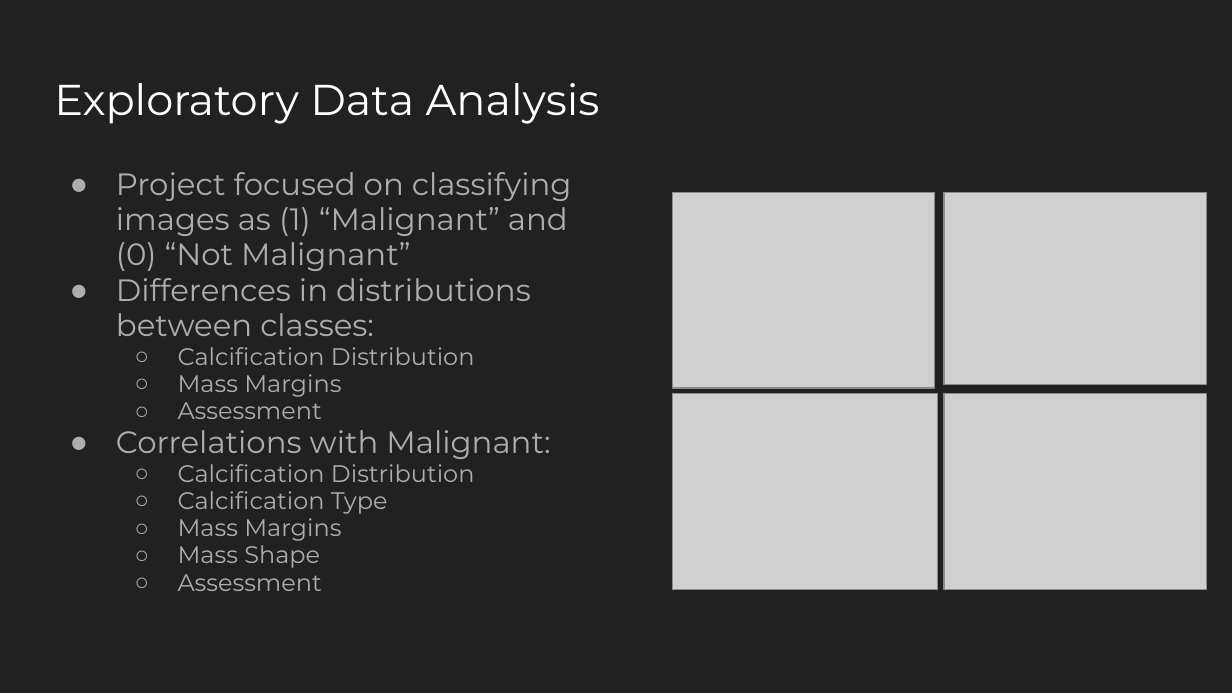
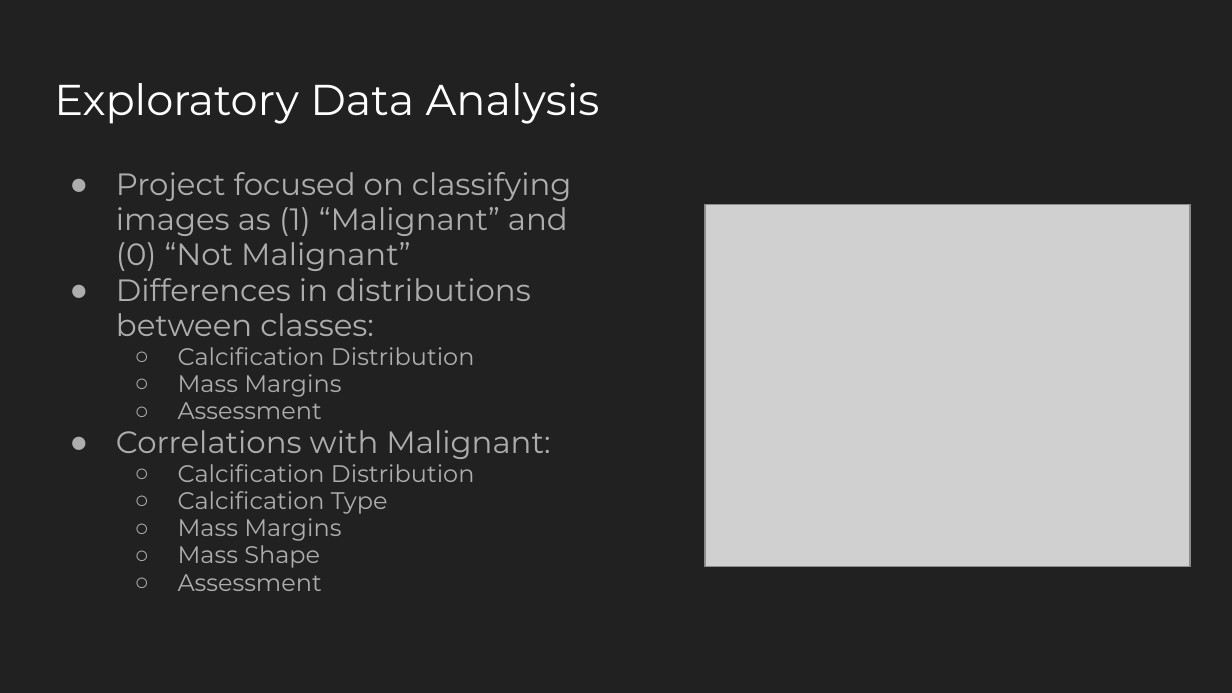
Before and after one commit to nick-mcccormack/Springboard, a slide deck: slide 7 of springboard_capstone_3/reports/Capstone_Three_Final_Slides_NGM .pptx. Drawn at 1232x693 pixels with LibreOffice and Linux fonts; fonts in the diff are those of the drawing; grey boxes stand for pictures. Boxes give left, top, right and bottom in pixels: in the first picture for what was removed or moved away, otherwise in the second. Text is boxed around its words. In the diff, an @@ line names an element or a change of style, - is before the commit and + after.

Commit message:
Adding decile analysis to modeling notebook, report, and deck

```diff
--- a/springboard_capstone_3/reports/Capstone_Three_Final_Slides_NGM .pptx
+++ b/springboard_capstone_3/reports/Capstone_Three_Final_Slides_NGM .pptx
@@ picture removed at (673, 192, 935, 388) @@
@@ picture: place and size @@
-picture at (944, 394, 1206, 590)
+picture at (705, 205, 1190, 567)
@@ picture removed at (944, 192, 1206, 384) @@
@@ picture removed at (673, 394, 938, 590) @@
```
Also in this commit, not shown: 4 other slides changed, 4 other files.
